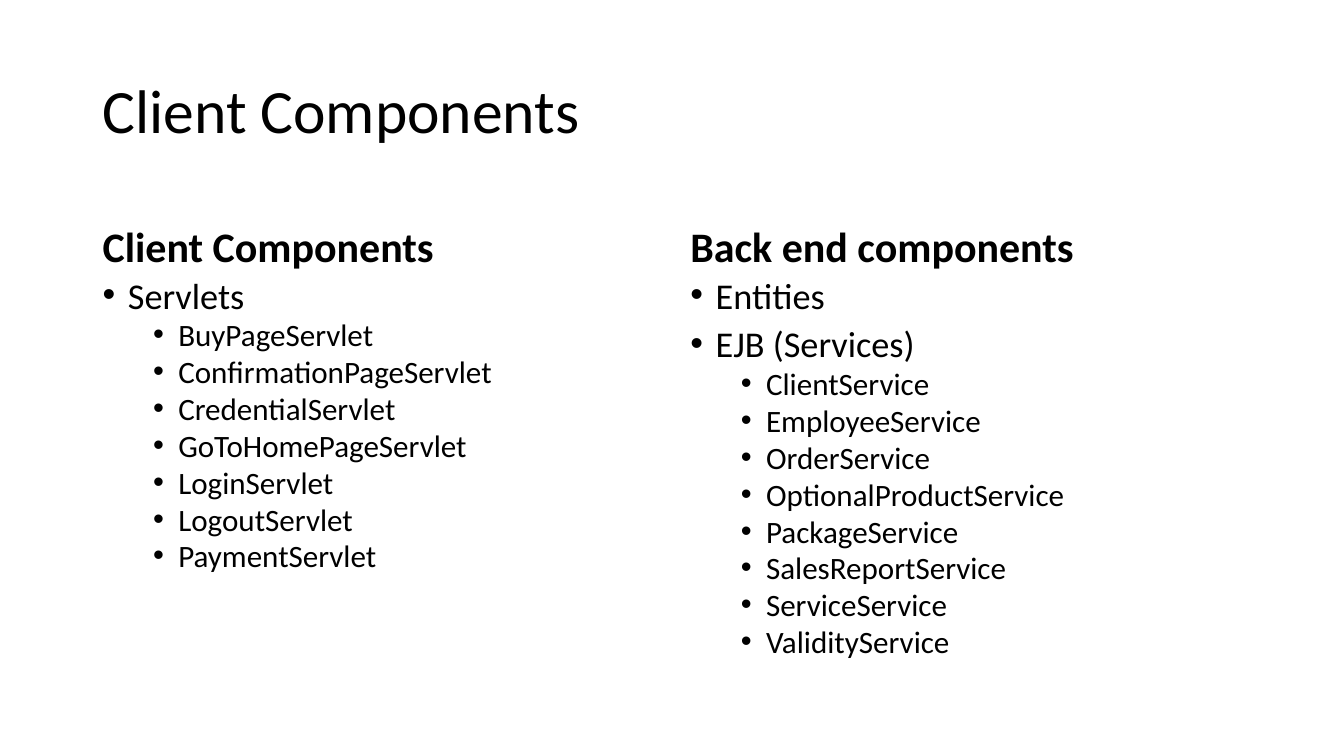
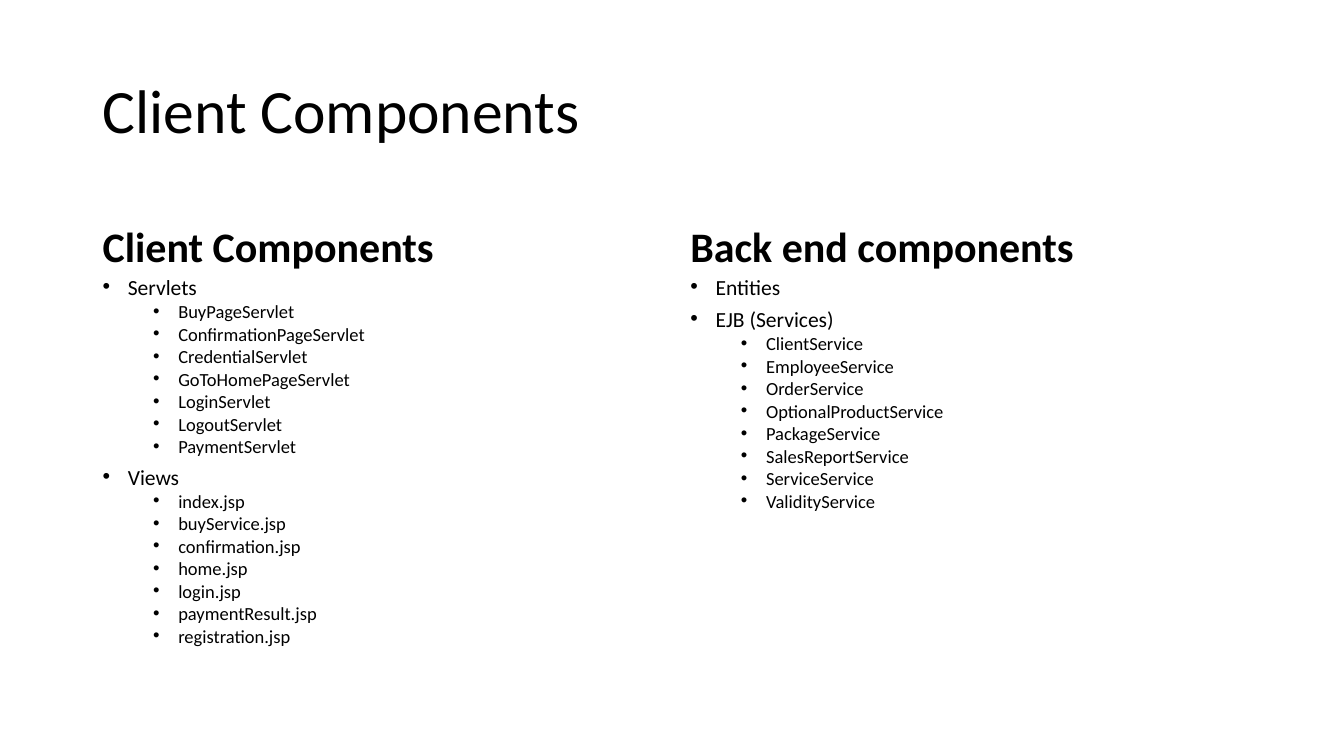
Before and after one commit to mark-2389/TelcoService_SC42, a slide deck: slide 65 of diagrams/TelcoService.pptx (slide 37 before the commit). Drawn at 1344x756 pixels with LibreOffice and Linux fonts; fonts in the diff are those of the drawing. Boxes give left, top, right and bottom in pixels: in the first picture for what was removed or moved away, otherwise in the second. Text is boxed around its words. In the diff, an @@ line names an element or a change of style, - is before the commit and + after.

```diff
--- a/diagrams/TelcoService.pptx
+++ b/diagrams/TelcoService.pptx
@@ text at (128, 280, 364, 456): size 25.9 to 15.4 pt in "Servlets"; size 22.2 to 13.2 pt in "BuyPageServlet", "ConfirmationPageServlet", "CredentialServlet", "GoToHomePageServlet" and 3 more places; line spacing 0.8 to 0.7 @@
@@ text "Entities" at (716, 280, 943, 511): size 25.9 to 15.4 pt in "Entities", "EJB (Services)"; size 22.2 to 13.2 pt in "ClientService", "EmployeeService", "OrderService", "OptionalProductService" and 4 more places; line spacing 0.8 to 0.7 @@
@@ text at (128, 470, 316, 646): paragraphs added @@
+• Views
+  • index.jsp
+  • buyService.jsp
+  • confirmation.jsp
+  • home.jsp
+  • login.jsp
+  • paymentResult.jsp
+  • registration.jsp
```
Also in this commit, not shown: 20 other slides changed, 43 slides added, 13 slides removed, 4 other files.
